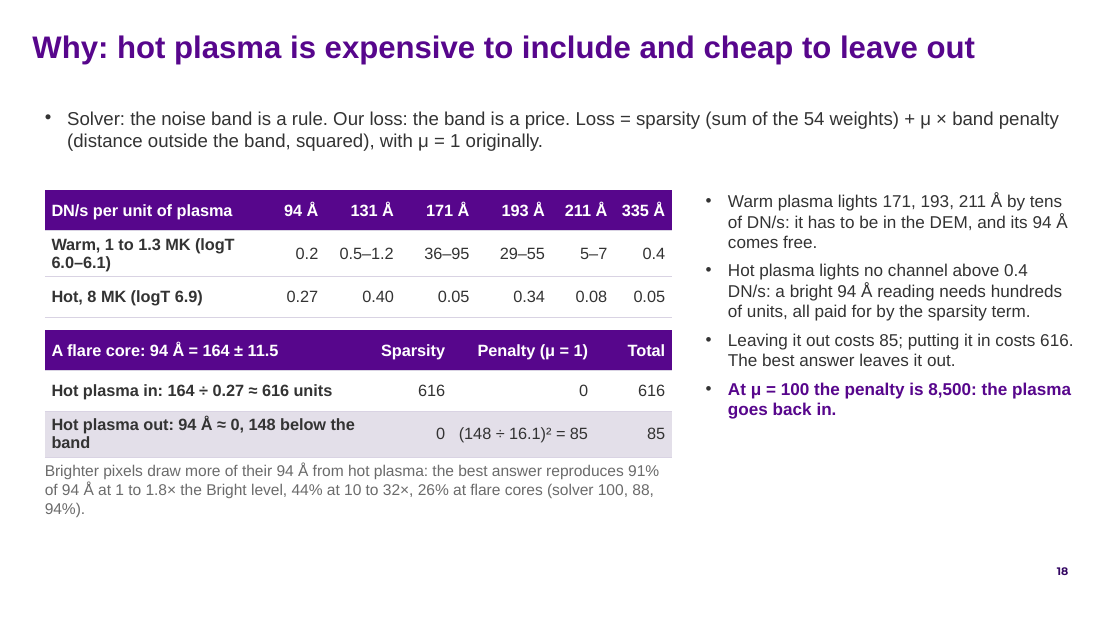
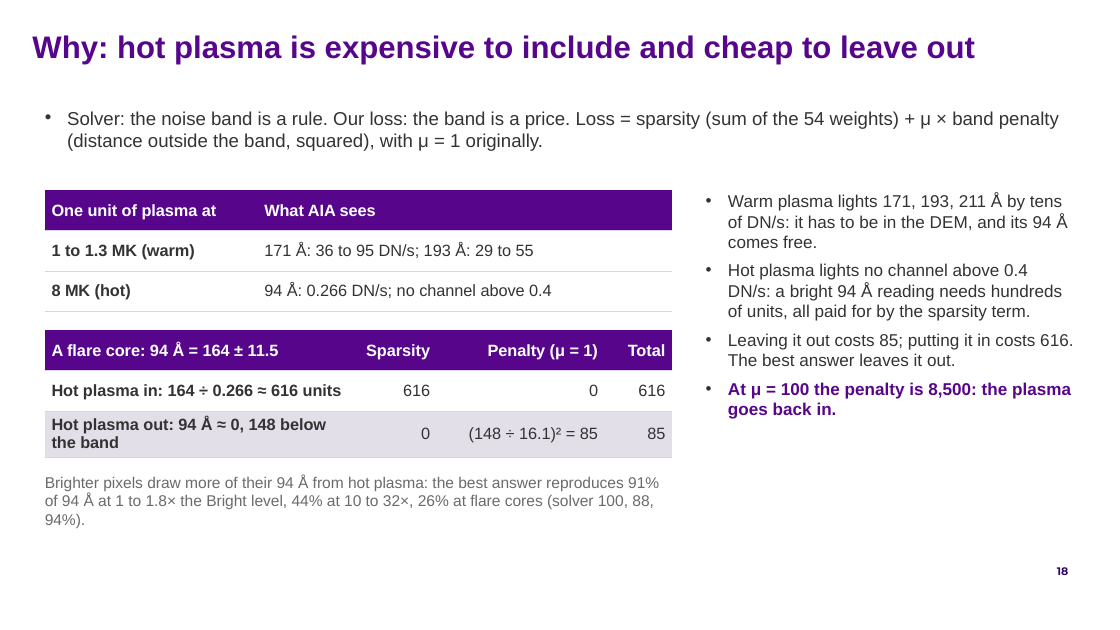
Before and after one commit to FruitPnchSamuraiG/solar-dem-inversion, a slide deck: slide 18 of slides/DEM_deck_v2.pptx. Drawn at 1120x630 pixels with LibreOffice and Linux fonts; fonts in the diff are those of the drawing; background and template pictures are left out. Boxes give left, top, right and bottom in pixels: in the first picture for what was removed or moved away, otherwise in the second. Text is boxed around its words. In the diff, an @@ line names an element or a change of style, - is before the commit and + after.

```diff
--- a/slides/DEM_deck_v2.pptx
+++ b/slides/DEM_deck_v2.pptx
@@ table at box(45, 190, 672, 311) @@
-column 1: DN/s per unit of plasma | Warm, 1 to 1.3 MK (logT 6.0–6.1) | Hot, 8 MK (logT 6.9)
-column 2: 94 Å | 0.2 | 0.27
-column 3: 131 Å | 0.5–1.2 | 0.40
-column 4: 171 Å | 36–95 | 0.05
-column 5: 193 Å | 29–55 | 0.34
-column 6: 211 Å | 5–7 | 0.08
-column 7: 335 Å | 0.4 | 0.05
+column 1: One unit of plasma at | 1 to 1.3 MK (warm) | 8 MK (hot)
+column 2: What AIA sees | 171 Å: 36 to 95 DN/s; 193 Å: 29 to 55 | 94 Å: 0.266 DN/s; no channel above 0.4
@@ table at box(45, 330, 672, 452) @@
-row 2, column 1: Hot plasma in: 164 ÷ 0.27 ≈ 616 units
+row 2, column 1: Hot plasma in: 164 ÷ 0.266 ≈ 616 units
@@ text "Brighter pixels draw more of ...": place and size @@
-text "Brighter pixels draw more of ..." at box(45, 464, 659, 517)
+text "Brighter pixels draw more of ..." at box(45, 475, 659, 528)
```
Also in this commit, not shown: 9 other slides changed, 6 other files.
